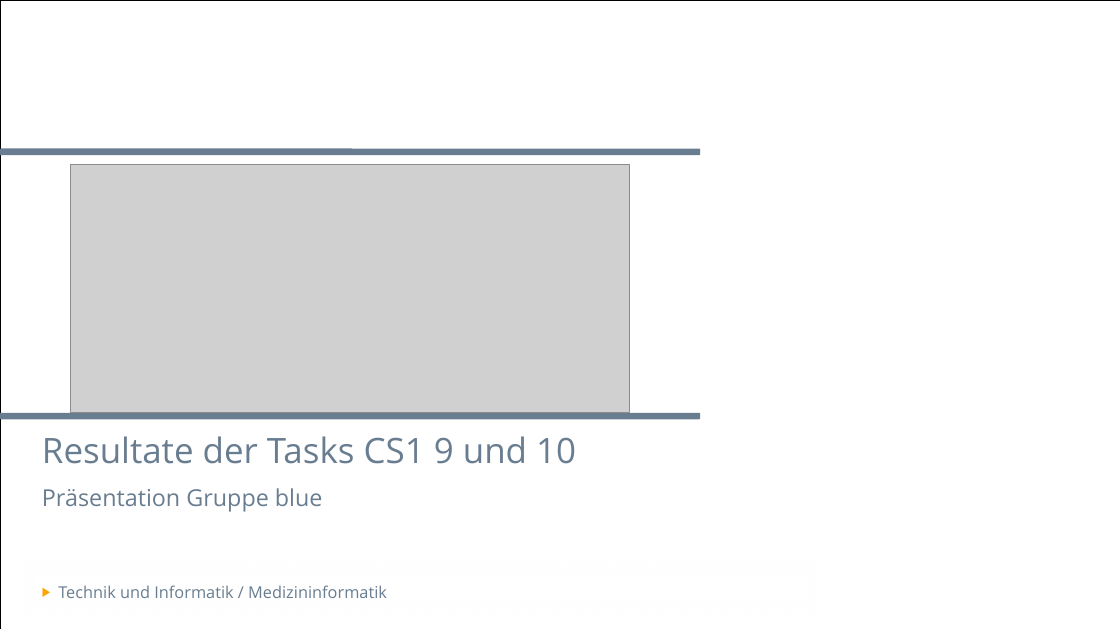
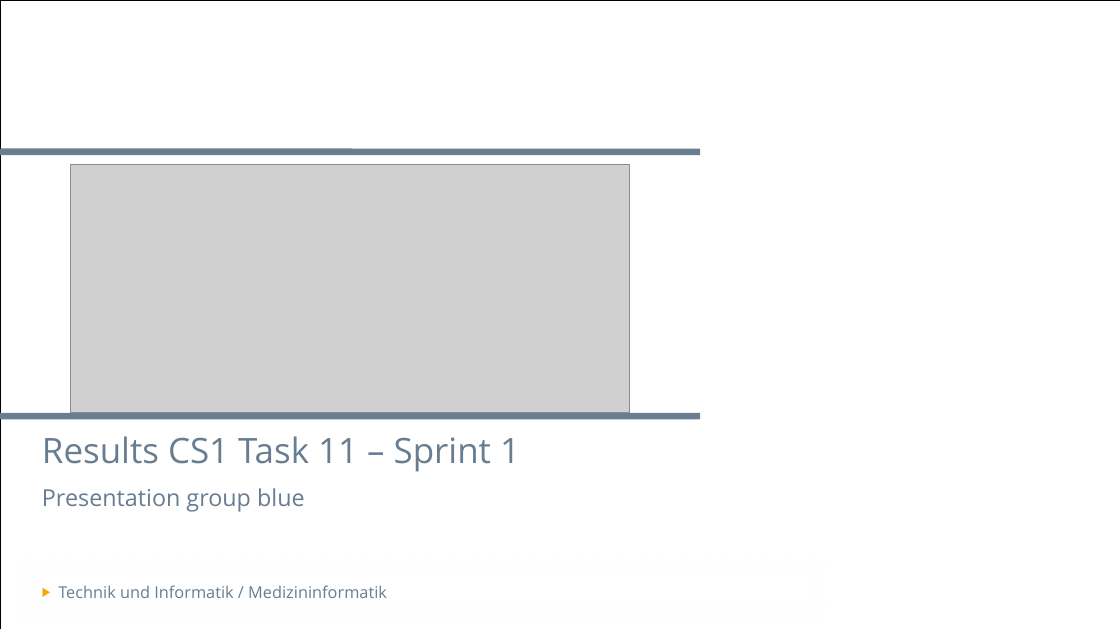
Before and after one commit to sevib1/ch.bfh.btx8081.w2016.blue, a slide deck: slide 1 of doc/CS1/Task11/Präsentation_CS1_Task11.pptx. Drawn at 1120x629 pixels with LibreOffice and Linux fonts; fonts in the diff are those of the drawing; grey boxes stand for pictures; background and template pictures are left out. Boxes give left, top, right and bottom in pixels: in the first picture for what was removed or moved away, otherwise in the second. Text is boxed around its words. In the diff, an @@ line names an element or a change of style, - is before the commit and + after.

Commit message:
Presentation Scrum, Scrum avec sprint deux

```diff
--- a/doc/CS1/Task11/Präsentation_CS1_Task11.pptx
+++ b/doc/CS1/Task11/Präsentation_CS1_Task11.pptx
@@ title at bbox=[42, 436, 520, 472]: text changed @@
-Resultate der Tasks CS1 9 und 10
+Results CS1 Task 11 – Sprint 1
@@ subtitle at bbox=[42, 488, 305, 512]: text changed @@
-Präsentation Gruppe blue
+Presentation group blue
```
Also in this commit, not shown: 4 slides added, 1 other file.
